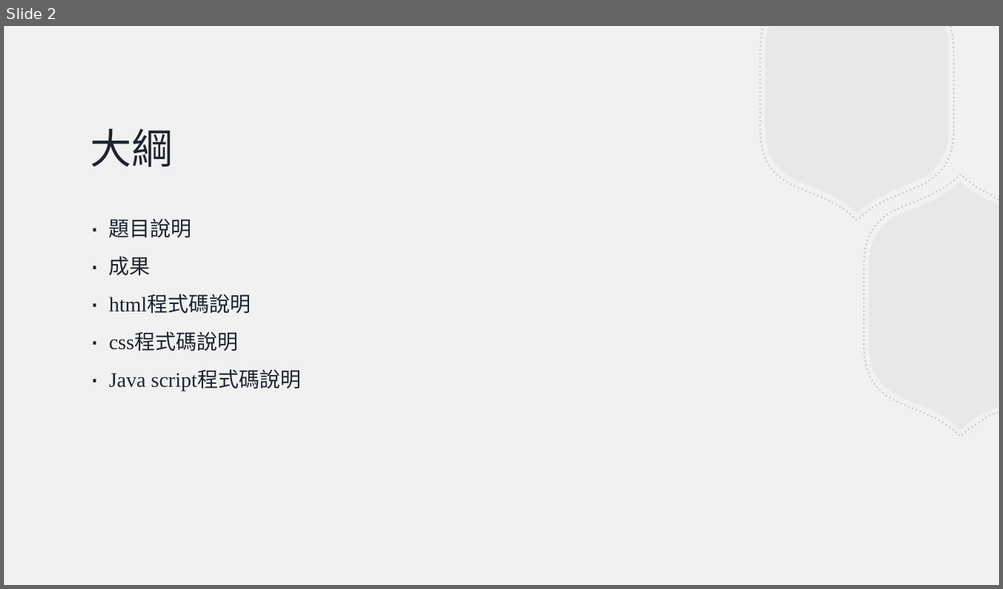
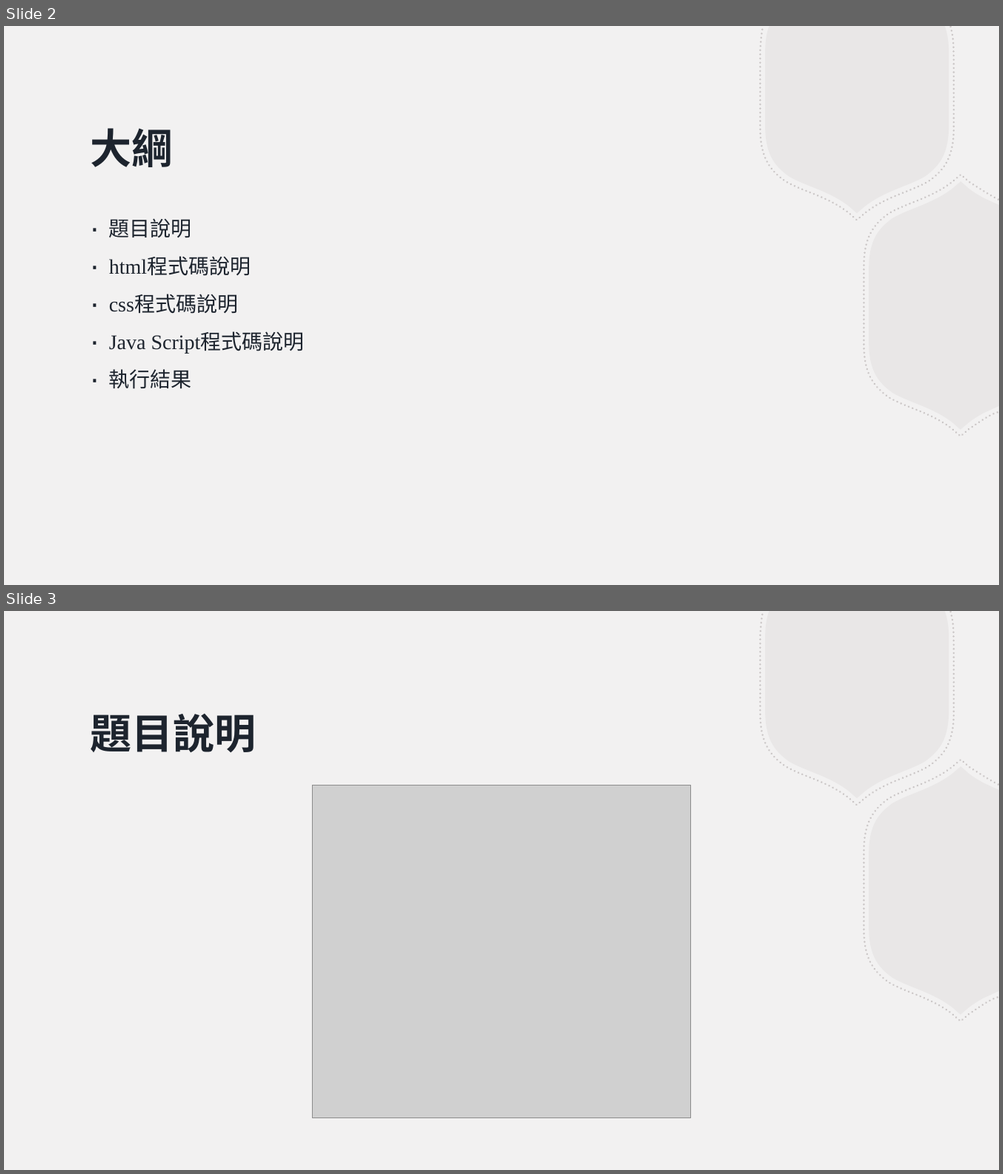
Before and after one commit to evachen20041010/JavaScript, a slide deck: Grp_1/實習課第6組_Grp1.pptx. Shown one above the other, each under a label of ours: slide 2 before the commit, slides 2 and 3 after it. The pictures are 1003x589 and 1003x1174 pixels, drawn with LibreOffice and Linux fonts; fonts in the diff are those of the drawing; grey boxes stand for pictures. Boxes give left, top, right and bottom in pixels: in the first picture for what was removed or moved away, otherwise in the second. Text is boxed around its words. In the diff, an @@ line names an element or a change of style, - is before the commit and + after.

```diff
--- a/Grp_1/實習課第6組_Grp1.pptx
+++ b/Grp_1/實習課第6組_Grp1.pptx
@@ slide 3 added at bbox=[4, 611, 999, 1170], background #F2F1F1; not listed: 4 template elements that a slide beside it also shows @@
@@ title added at bbox=[91, 714, 256, 752], 40 pt, text #1D242E, bold @@
+題目說明
@@ picture added at bbox=[312, 786, 690, 1119] @@
@@ slide 2 changed as well @@
@@ title "大綱" at bbox=[91, 128, 173, 167]: bold on @@
@@ text at bbox=[109, 256, 151, 276]: paragraph removed @@
-∙ 成果
@@ text at bbox=[109, 333, 304, 389]: text changed @@
-∙ Java script程式碼說明
+∙ Java Script程式碼說明
+∙ 執行結果
```
Also in this commit, not shown: 1 other slide changed, 11 other slides added, 1 other file.
